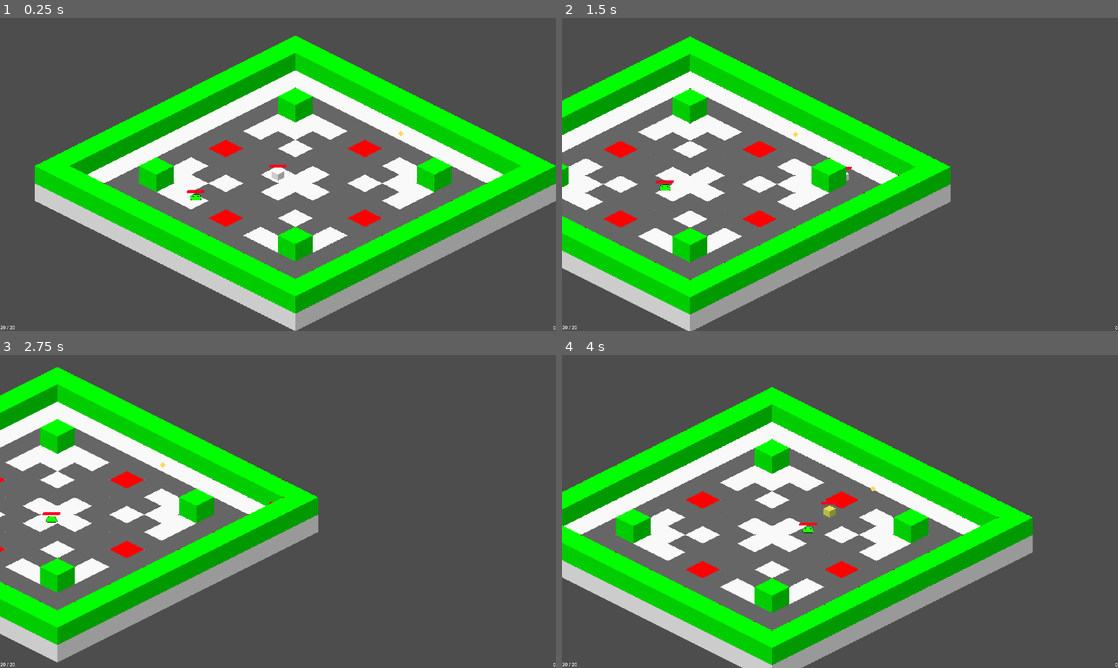
Above: before the commit, frames 1-4 (two rows, left to right).
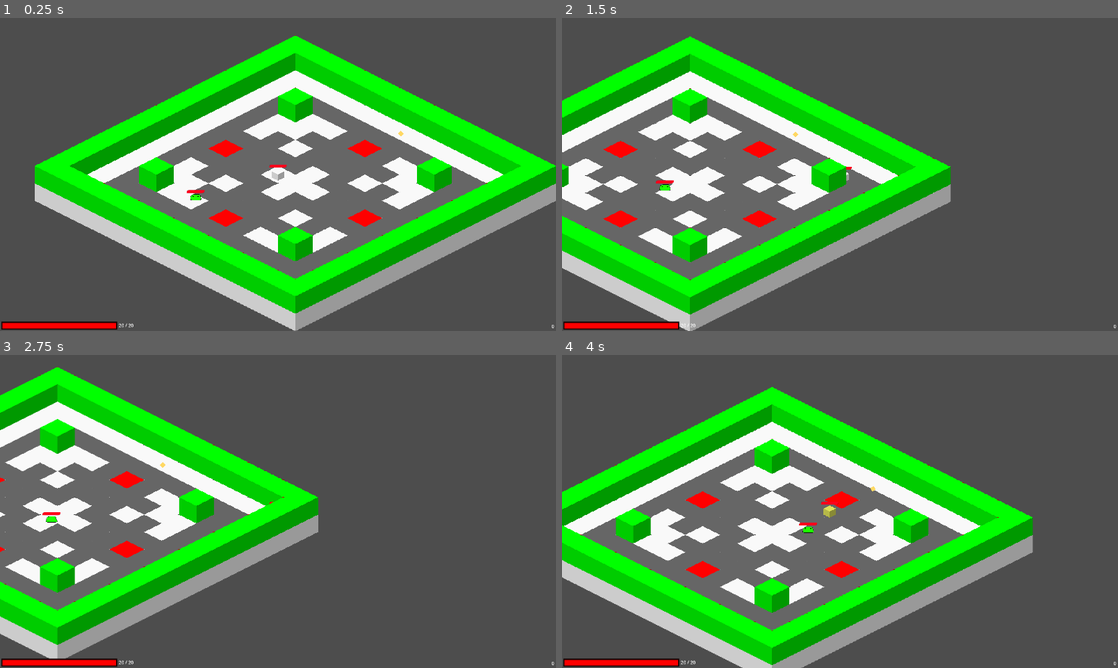
Above: after the commit, the same moments.

Repository: RexRoTheRacingCar/Game_Dev_Level_3
Game: Godot game, scene res://scenes/main/game.tscn
The game is run twice, just before and just after one commit, with the same random seed, the same clock (stepped at 60 frames per second) and the same inputs.
Inputs (mouse positions are in pixels of both pictures, inside the frame that each line leads up to):
- Up to frame 1 (0.25 s): no input
- Up to frame 2 (1.5 s): move the mouse to (962, 158) at 0.52 s; hold D (right) 0.53-1.28 s; tap Space (dash) at 0.6 s; move the mouse to (728, 190) at 1.27 s; hold S (down) from 1.28 s (still down); click (728, 190) at 1.35 s
- Up to frame 3 (2.75 s): move the mouse to (333, 442) at 2.02 s; release S (down) at 2.03 s; hold D (right) from 2.03 s (still down); tap Space (dash) at 2.1 s
- Up to frame 4 (4 s): move the mouse to (812, 574) at 2.77 s; release D (right) at 2.78 s; hold W (up) 2.78-3.53 s; click (812, 574) at 2.85 s; move the mouse to (1006, 558) at 3.52 s; hold A (left) from 3.53 s (still down); tap Space (dash) at 3.6 s

The runs differ from the first frame. In frame 1, 0.6% of the frame differs, in the area x 0-100%, y 96-100%; in frame 2, 0.6%; in frame 3, 0.6%; in frame 4, 0.6%.

Commit message:
Health Bar
Added UI player health bar.
Fixed coin spawning area2d error.

Diff:
--- a/game_level_3/scenes/entity/enemy/test_enemy.tscn
+++ b/game_level_3/scenes/entity/enemy/test_enemy.tscn
@@ -23,7 +23,7 @@
 size = Vector2(38, 8)
 
 [sub_resource type="RectangleShape2D" id="RectangleShape2D_ru5nu"]
-size = Vector2(38, 8)
+size = Vector2(40, 10)
 
 [node name="TestEnemy" type="CharacterBody2D" node_paths=PackedStringArray("hitbox_component", "hurtbox_component", "health_component", "line_of_sight")]
 y_sort_enabled = true
--- a/game_level_3/scenes/main/player_ui.tscn
+++ b/game_level_3/scenes/main/player_ui.tscn
@@ -1,6 +1,17 @@
-[gd_scene load_steps=2 format=3 uid="uid://bom22ublhv6f4"]
+[gd_scene load_steps=4 format=3 uid="uid://bom22ublhv6f4"]
 
 [ext_resource type="Script" path="res://scripts/main/player_ui.gd" id="1_cms01"]
+
+[sub_resource type="StyleBoxFlat" id="StyleBoxFlat_74qv3"]
+bg_color = Color(0.08, 0, 0, 1)
+
+[sub_resource type="StyleBoxFlat" id="StyleBoxFlat_qe5c6"]
+bg_color = Color(1, 0, 0, 1)
+border_width_left = 4
+border_width_top = 4
+border_width_right = 4
+border_width_bottom = 4
+border_color = Color(1, 0, 0, 0)
 
 [node name="PlayerUI" type="CanvasLayer"]
 follow_viewport_enabled = true
@@ -18,11 +29,27 @@
 
 [node name="PlayerHP" type="Label" parent="Control"]
 layout_mode = 0
-offset_left = 1.0
-offset_top = 1056.0
-offset_right = 140.0
-offset_bottom = 1079.0
+offset_left = 410.0
+offset_top = 1049.0
+offset_right = 549.0
+offset_bottom = 1072.0
 text = "Player HP"
+
+[node name="PlayerHealthBar" type="ProgressBar" parent="Control"]
+layout_mode = 1
+anchors_preset = 2
+anchor_top = 1.0
+anchor_bottom = 1.0
+offset_left = 5.0
+offset_top = -32.0
+offset_right = 405.0
+offset_bottom = -5.0
+grow_vertical = 0
+theme_override_styles/background = SubResource("StyleBoxFlat_74qv3")
+theme_override_styles/fill = SubResource("StyleBoxFlat_qe5c6")
+step = 1.0
+value = 90.0
+show_percentage = false
 
 [node name="Coins" type="Label" parent="Control"]
 layout_mode = 1
@@ -31,8 +58,10 @@
 anchor_top = 1.0
 anchor_right = 1.0
 anchor_bottom = 1.0
-offset_left = -139.0
-offset_top = -23.0
+offset_left = -144.0
+offset_top = -28.0
+offset_right = -5.0
+offset_bottom = -5.0
 grow_horizontal = 0
 grow_vertical = 0
 text = "Coins"
--- a/game_level_3/scripts/autoload/global_variables.gd
+++ b/game_level_3/scripts/autoload/global_variables.gd
@@ -22,6 +22,6 @@
 func spawn_coins(coin_amount : int, spawn_pos : Vector2, parent : Node):
 	for coins in range(0, coin_amount):
 		var new_coin = coin.instantiate()
-		var rand_spawn = 30
-		get_parent().add_child(new_coin)
+		var rand_spawn = 30.0
+		parent.get_parent().call_deferred("add_child", new_coin)
 		new_coin.global_position = Vector2(spawn_pos.x + randf_range(rand_spawn, -rand_spawn), spawn_pos.y + randf_range(rand_spawn / 2, -rand_spawn / 2))
--- a/game_level_3/scripts/entity/enemies/test_enemy.gd
+++ b/game_level_3/scripts/entity/enemies/test_enemy.gd
@@ -9,9 +9,15 @@
 @export var health_component : HealthComponent
 @export var line_of_sight : TargetRaycast
 
+#Number Variables
+@export var coin_range : int
+
 
 #---------------------------------------------------------------------------------------------------------------------------
 func _ready():
+	randomize()
+	coin_range = randi_range(8, 12)
+
 	#Connect enemy to signals
 	hitbox_component.hitbox_entered.connect(hit_signalled)
 	health_component.zero_health.connect(no_health)
@@ -27,7 +33,7 @@
 #---------------------------------------------------------------------------------------------------------------------------
 #Enemy has 0 HP
 func no_health():
-	Global.spawn_coins(10, global_position, self)
+	Global.spawn_coins(coin_range, global_position, self)
 	queue_free()
 
 
--- a/game_level_3/scripts/main/player_ui.gd
+++ b/game_level_3/scripts/main/player_ui.gd
@@ -3,11 +3,18 @@
 
 
 #Label variables
-@onready var player_hp: Label = $Control/PlayerHP
-@onready var coins: Label = $Control/Coins
+@onready var player_hp : Label = $Control/PlayerHP
+@onready var player_health_bar : ProgressBar = $Control/PlayerHealthBar
+
+@onready var coins : Label = $Control/Coins
 
 
 #---------------------------------------------------------------------------------------------------------------------------
 func _process(_delta):
+	#Updating UI text and other GUI
 	player_hp.text = str(Global.player_hp, " / ", Global.player_max_hp)
+
+	player_health_bar.max_value = Global.player_max_hp
+	player_health_bar.value = Global.player_hp
+
 	coins.text = str(Global.player_coins)
Not shown, added: game_level_3/misc/styleboxes/.gitignore
